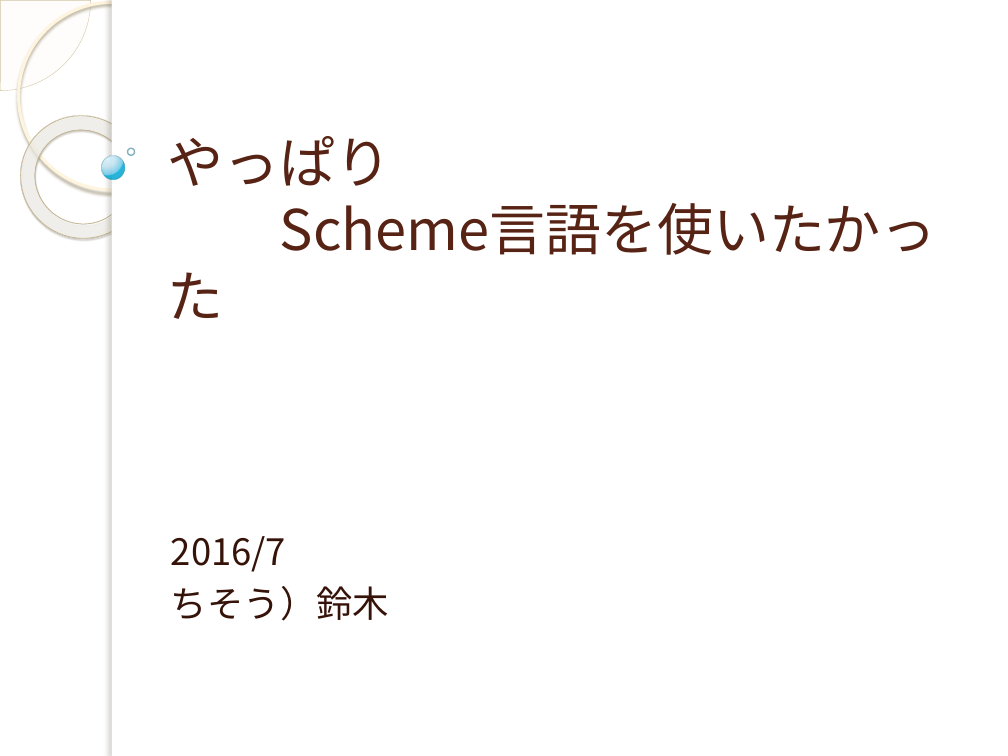
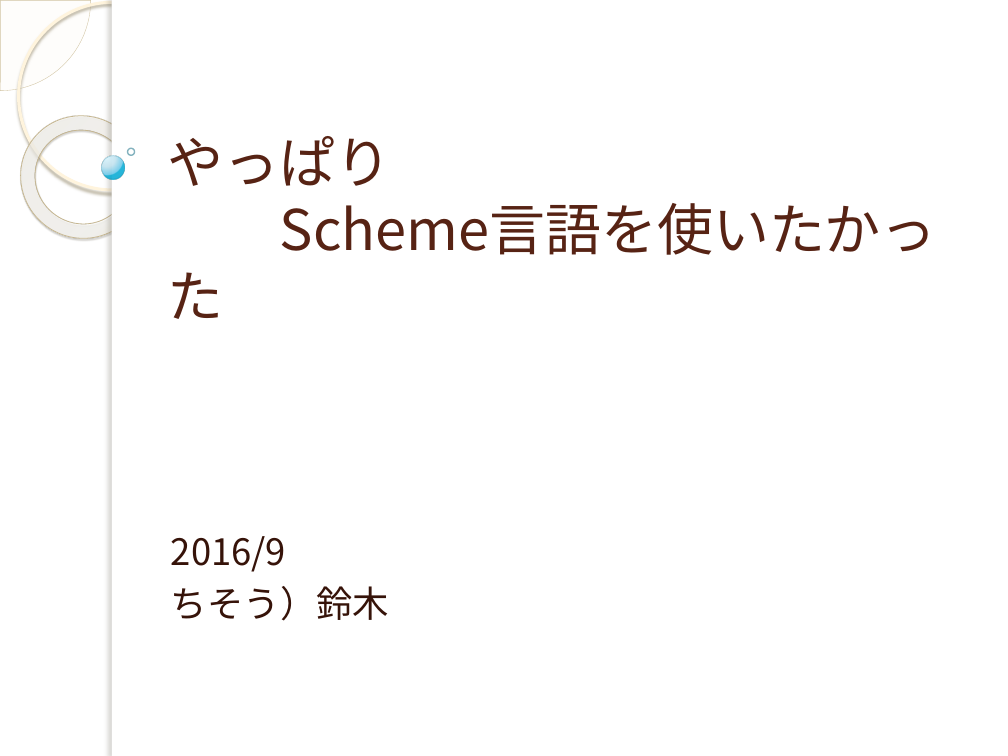
Before and after one commit to yuridonus/FEstudy, a slide deck: slide 1 of scheme.pptx. Drawn at 1008x756 pixels with LibreOffice and Linux fonts; fonts in the diff are those of the drawing; background and template pictures are left out. Boxes give left, top, right and bottom in pixels: in the first picture for what was removed or moved away, otherwise in the second. Text is boxed around its words. In the diff, an @@ line names an element or a change of style, - is before the commit and + after.

```diff
--- a/scheme.pptx
+++ b/scheme.pptx
@@ subtitle at <box>171,536,286,572</box>: text changed @@
-2016/7
+2016/9
```
Also in this commit, not shown: 5 other slides changed, 9 slides added, 4 slides removed.
